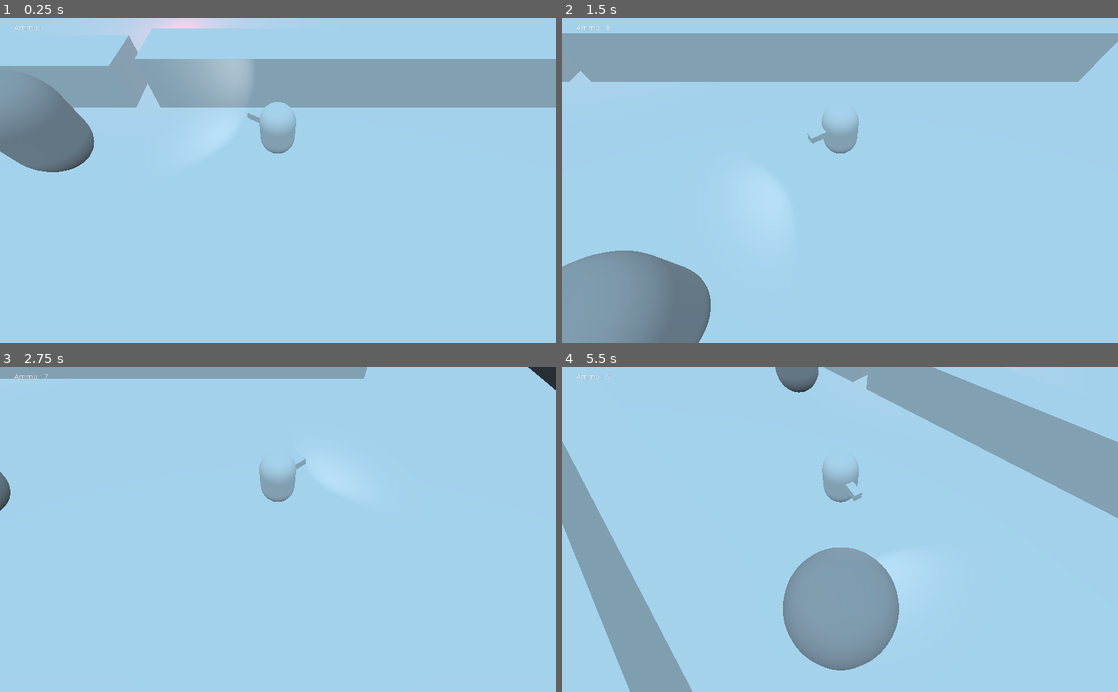
Above: before the commit, frames 1-4 (two rows, left to right).
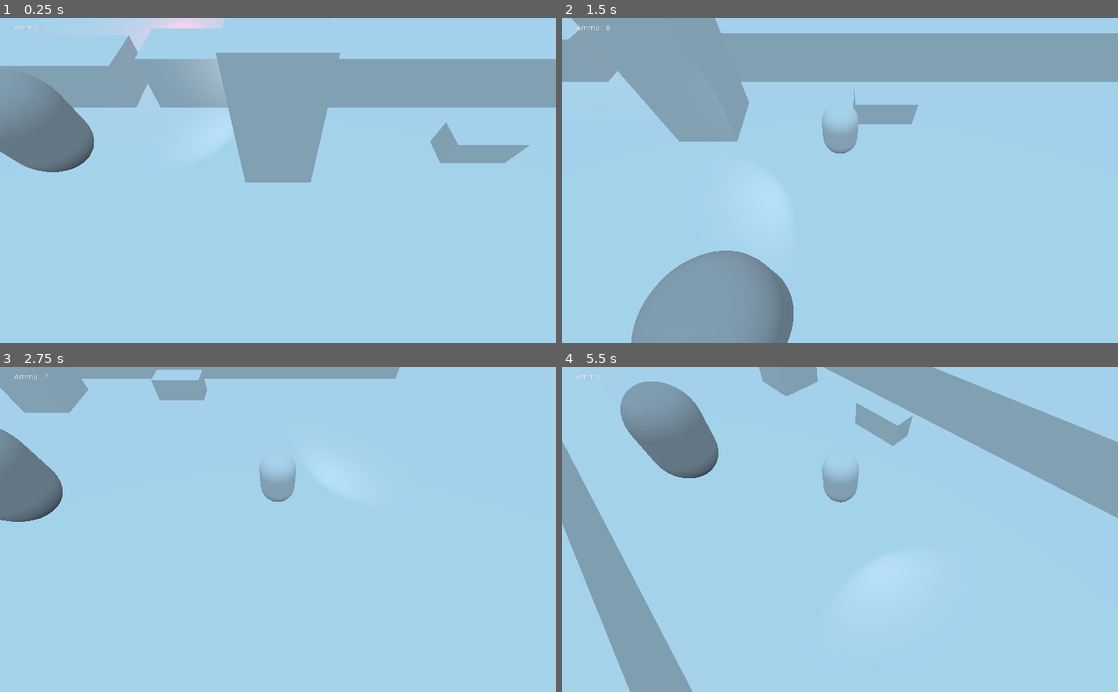
Above: after the commit, the same moments.

Repository: MilleniumBlitz/3DTopDown
Game: Godot game, scene res://World.tscn
The game is run twice, just before and just after one commit, with the same random seed, the same clock (stepped at 60 frames per second) and the same inputs.
Inputs (mouse positions are in pixels of both pictures, inside the frame that each line leads up to):
- Up to frame 1 (0.25 s): no input
- Up to frame 2 (1.5 s): tap Enter at 0.5 s; move the mouse to (962, 164) at 0.52 s; press the mouse at (962, 164) at 0.53 s; hold D (move_right) 0.53-1.28 s; tap E (interact, bound only after the commit) at 0.8, 1.35 s; move the mouse to (728, 196) at 1.27 s; release the mouse at (728, 196) at 1.28 s; hold S (move_backward) from 1.28 s (still down)
- Up to frame 3 (2.75 s): click (166, 545) at 1.55 s; move the mouse to (333, 458) at 2.02 s; release S (move_backward) at 2.03 s; hold D (move_right) from 2.03 s (still down); hold Middle mouse button (rotate_camera) from 2.03 s (still down); tap E (interact, bound only after the commit) at 2.3 s
- Up to frame 4 (5.5 s): move the mouse to (812, 594) at 2.77 s; release D (move_right) at 2.78 s; release Middle mouse button (rotate_camera) at 2.78 s; hold Z (move_forward) 2.78-3.53 s; click (812, 594) at 2.85 s; move the mouse to (1006, 578) at 3.52 s; hold E (interact, bound only after the commit) 3.53-4.28 s; hold Q (move_left) 3.53-5.03 s; move the mouse to (673, 480) at 4.27 s; click (673, 480) at 4.35 s; move the mouse to (867, 529) at 5.02 s; hold S (move_backward) from 5.03 s (still down); hold E (interact, bound only after the commit) from 5.03 s (still down)

The runs differ from the first frame. In frame 1, 5.1% of the frame differs, in the area x 38-96%, y 0-51%; in frame 2, 16%, in the area x 0-100%, y 0-100%; in frame 3, 4.7%; in frame 4, 11%.
Error after the commit: Attempt to call function 'instance' in base 'null instance' on a null instance. (res://player/Player.gd:34)

Commit message:
Improve gun system and folder structure

Diff:
--- a/World.gd
+++ b/World.gd
@@ -2,6 +2,8 @@
 
 onready var player = $Player
 onready var debugUI = $DebugUI
+onready var camera = $Camera
 
 func _ready():
+#	Input.set_mouse_mode(Input.MOUSE_MODE_HIDDEN)
 	player.connect("ammo_changed", debugUI, "ammo_changed")
--- a/World.tscn
+++ b/World.tscn
@@ -1,83 +1,59 @@
-[gd_scene load_steps=11 format=2]
+[gd_scene load_steps=10 format=2]
 
-[ext_resource path="res://KinematicBody.gd" type="Script" id=1]
-[ext_resource path="res://Enemy.tscn" type="PackedScene" id=2]
-[ext_resource path="res://GunShotSnglShotIn PE1097906.mp3" type="AudioStream" id=3]
-[ext_resource path="res://Loading-and-chambering-gun-www.fesliyanstudios.com.mp3" type="AudioStream" id=4]
-[ext_resource path="res://DebugUI.tscn" type="PackedScene" id=5]
+[ext_resource path="res://player/Player.tscn" type="PackedScene" id=1]
+[ext_resource path="res://enemy/Enemy.tscn" type="PackedScene" id=2]
+[ext_resource path="res://chest/chest2.tscn" type="PackedScene" id=3]
+[ext_resource path="res://tools/DebugUI.tscn" type="PackedScene" id=5]
 [ext_resource path="res://World.gd" type="Script" id=6]
+[ext_resource path="res://chest/Chest.tscn" type="PackedScene" id=7]
 
-[sub_resource type="CapsuleMesh" id=1]
+[sub_resource type="PlaneMesh" id=1]
 
-[sub_resource type="CapsuleShape" id=2]
+[sub_resource type="BoxShape" id=2]
+extents = Vector3( 9.12289, 1, 8.76579 )
 
-[sub_resource type="PlaneMesh" id=3]
-
-[sub_resource type="BoxShape" id=4]
-extents = Vector3( 9.12289, 1, 8.76579 )
+[sub_resource type="Animation" id=3]
+resource_name = "run"
+length = 64.0
+tracks/0/type = "value"
+tracks/0/path = NodePath("Camera:translation")
+tracks/0/interp = 1
+tracks/0/loop_wrap = true
+tracks/0/imported = false
+tracks/0/enabled = true
+tracks/0/keys = {
+"times": PoolRealArray( 0, 64 ),
+"transitions": PoolRealArray( 1, 1 ),
+"update": 0,
+"values": [ Vector3( 0, 11.7254, -54.6238 ), Vector3( 0, 11.7254, 121.09 ) ]
+}
 
 [node name="World" type="Spatial"]
 script = ExtResource( 6 )
 
-[node name="Player" type="KinematicBody" parent="."]
-transform = Transform( -1, 0, -8.74228e-08, 0, 1, 0, 8.74228e-08, 0, -1, 0, 0.0890143, 0 )
-script = ExtResource( 1 )
-
-[node name="Rig" type="Spatial" parent="Player"]
-
-[node name="CSGMesh" type="CSGMesh" parent="Player/Rig"]
-transform = Transform( 0.5, 0, 0, 0, -2.18557e-08, -0.54, 0, 0.5, -2.36041e-08, -0.0159167, 0.757892, -0.00165987 )
-mesh = SubResource( 1 )
-
-[node name="CSGBox" type="CSGBox" parent="Player/Rig"]
-transform = Transform( 0.999999, 0, -1.42109e-14, 0, 1, 0, 1.42109e-14, 0, 0.999999, 2.73345e-08, 0.910468, -0.31267 )
-width = 0.228646
-height = 0.202653
-depth = 1.26327
-
-[node name="SpotLight" type="SpotLight" parent="Player/Rig"]
-transform = Transform( 1, 0, 0, 0, 1, 0, 0, 0, 1, 0.0147172, 1.00535, -0.79172 )
-spot_attenuation = 2.21914
-spot_angle = 57.5
-spot_angle_attenuation = 3.36359
-
-[node name="ShootPosition" type="Position3D" parent="Player/Rig"]
-transform = Transform( 1, 0, 0, 0, 1, 0, 0, 0, 1, 9.10603e-08, 0.874531, -1.04161 )
-
-[node name="CollisionShape" type="CollisionShape" parent="Player"]
-transform = Transform( 0.5, 0, 0, 0, -2.18557e-08, -0.5, 0, 0.5, -2.18557e-08, -0.013, 0.886839, 0 )
-shape = SubResource( 2 )
-
-[node name="Spatial" type="Spatial" parent="Player"]
-
-[node name="Camera" type="Camera" parent="Player/Spatial"]
-transform = Transform( 1, 0, 0, 0, 0.529327, 0.848418, 0, -0.848418, 0.529327, 1.9489e-07, 5.55345, 4.71008 )
-current = true
-
-[node name="ShootSound" type="AudioStreamPlayer3D" parent="Player"]
-transform = Transform( -1, 0, 8.74228e-08, 0, 1, 0, -8.74228e-08, 0, -1, 0, -0.0890143, 0 )
-stream = ExtResource( 3 )
-
-[node name="ShootTimer" type="Timer" parent="Player"]
-wait_time = 0.2
-one_shot = true
-
-[node name="ReloadTimer" type="Timer" parent="Player"]
-one_shot = true
-
-[node name="ReloadSound" type="AudioStreamPlayer3D" parent="Player"]
-stream = ExtResource( 4 )
+[node name="Player" parent="." instance=ExtResource( 1 )]
+transform = Transform( -1, 0, -8.74228e-08, 0, 1, 0, 8.74228e-08, 0, -1, 0, 1.19826, 0 )
 
 [node name="Plane" type="StaticBody" parent="."]
 transform = Transform( 3.15938, 0, 0, 0, 1, 0, 0, 0, 4.75544, 0, 0, 0 )
 
 [node name="MeshInstance" type="MeshInstance" parent="Plane"]
+transform = Transform( 8.39063, 0, 0, 0, 8.39063, 0, 0, 0, 8.39063, -0.010381, 0, 16.6918 )
+mesh = SubResource( 1 )
+material/0 = null
+
+[node name="MeshInstance3" type="MeshInstance" parent="Plane"]
+transform = Transform( 8.39063, 0, 0, 0, 8.39063, 0, 0, 0, 8.39063, -0.010381, 0, 33.0064 )
+mesh = SubResource( 1 )
+material/0 = null
+
+[node name="MeshInstance2" type="MeshInstance" parent="Plane"]
 transform = Transform( 8.39063, 0, 0, 0, 8.39063, 0, 0, 0, 8.39063, -0.010381, 0, 0.0171409 )
-mesh = SubResource( 3 )
+mesh = SubResource( 1 )
 material/0 = null
 
 [node name="CollisionShape" type="CollisionShape" parent="Plane"]
-shape = SubResource( 4 )
+shape = SubResource( 2 )
 
 [node name="CSGBox2" type="CSGBox" parent="."]
 transform = Transform( -1, 0, -8.74228e-08, 0, 1, 0, 8.74228e-08, 0, -1, -0.0790181, 0.793434, -10.6609 )
@@ -105,3 +81,16 @@
 transform = Transform( 1, 0, 0, 0, -4.37114e-08, -1, 0, 1, -4.37114e-08, 6.73298, 1.72701, 0 )
 
 [node name="DebugUI" parent="." instance=ExtResource( 5 )]
+
+[node name="Chest" parent="." instance=ExtResource( 7 )]
+transform = Transform( 1, 0, 0, 0, 1, 0, 0, 0, 1, -6.02367, 1.02416, 0 )
+
+[node name="chest" parent="." instance=ExtResource( 3 )]
+transform = Transform( 1, 0, 0, 0, 1, 0, 0, 0, 1, 0, 1.33905, 0 )
+
+[node name="Camera" type="Camera" parent="."]
+transform = Transform( -1, 0, -8.74228e-08, -6.07202e-08, 0.719437, 0.694558, 6.28952e-08, 0.694558, -0.719437, 0, 11.7254, -54.6238 )
+
+[node name="AnimationPlayer" type="AnimationPlayer" parent="."]
+autoplay = "run"
+anims/run = SubResource( 3 )
--- /dev/null
+++ b/chest/Chest.gd
@@ -0,0 +1,11 @@
+extends Spatial
+
+func interact():
+	print("interacted")
+
+func _on_Area_body_entered(body):
+
+	if body is Player:
+		body.object_to_interact = self
+	print("interacted")
+	pass # Replace with function body.
--- /dev/null
+++ b/chest/Chest.tscn
@@ -0,0 +1,33 @@
+[gd_scene load_steps=6 format=2]
+
+[ext_resource path="res://chest/Chest.gd" type="Script" id=1]
+
+[sub_resource type="CubeMesh" id=1]
+
+[sub_resource type="SpatialMaterial" id=4]
+
+[sub_resource type="BoxShape" id=2]
+extents = Vector3( 1, 0.424185, 0.482084 )
+
+[sub_resource type="BoxShape" id=3]
+extents = Vector3( 1, 0.398234, 1 )
+
+[node name="Chest" type="StaticBody"]
+transform = Transform( 1, 0, 0, 0, 1.35288, 0, 0, 0, 1, 0, 0.139749, 0 )
+script = ExtResource( 1 )
+
+[node name="MeshInstance" type="MeshInstance" parent="."]
+transform = Transform( 1, 0, 0, 0, 0.428681, 0, 0, 0, 0.445485, 0, 0, 0 )
+mesh = SubResource( 1 )
+material/0 = SubResource( 4 )
+
+[node name="CollisionShape" type="CollisionShape" parent="."]
+shape = SubResource( 2 )
+
+[node name="Area" type="Area" parent="."]
+
+[node name="CollisionShape" type="CollisionShape" parent="Area"]
+transform = Transform( 1, 0, 0, 0, 1, 0, 0, 0, 1, 0, 0.148862, 0.568958 )
+shape = SubResource( 3 )
+
+[connection signal="body_entered" from="Area" to="." method="_on_Area_body_entered"]
--- /dev/null
+++ b/chest/chest2.gd
@@ -0,0 +1,11 @@
+extends Spatial
+
+func interact():
+	print("interacted")
+	$AnimationPlayer.play("Cube001Action")
+
+func _on_Area_body_entered(body):
+
+	if body is Player:
+		body.object_to_interact = self
+	pass # Replace with function body.
--- /dev/null
+++ b/chest/chest2.tscn
@@ -0,0 +1,19 @@
+[gd_scene load_steps=4 format=2]
+
+[ext_resource path="res://chest/chest.glb" type="PackedScene" id=1]
+[ext_resource path="res://chest/chest2.gd" type="Script" id=2]
+
+[sub_resource type="BoxShape" id=1]
+extents = Vector3( 2.36031, 1, 1 )
+
+[node name="chest" instance=ExtResource( 1 )]
+transform = Transform( 0.431904, 0, 0, 0, 0.401072, 0, 0, 0, 1, 0, 0, 0 )
+script = ExtResource( 2 )
+
+[node name="Area" type="Area" parent="." index="3"]
+
+[node name="CollisionShape" type="CollisionShape" parent="Area" index="0"]
+transform = Transform( 1, 0, 0, 0, 1, 0, 0, 0, 1, 1.37141, 0, 0 )
+shape = SubResource( 1 )
+
+[connection signal="body_entered" from="Area" to="." method="_on_Area_body_entered"]
--- a/Enemy.tscn
+++ b/enemy/Enemy.tscn
@@ -1,6 +1,6 @@
 [gd_scene load_steps=6 format=2]
 
-[ext_resource path="res://Enemy.gd" type="Script" id=1]
+[ext_resource path="res://enemy/Enemy.gd" type="Script" id=1]
 
 [sub_resource type="CapsuleShape" id=1]
 
--- a/Bullet.tscn
+++ b/guns/Bullet.tscn
@@ -1,6 +1,6 @@
 [gd_scene load_steps=4 format=2]
 
-[ext_resource path="res://Bullet.gd" type="Script" id=1]
+[ext_resource path="res://guns/Bullet.gd" type="Script" id=1]
 
 [sub_resource type="SphereMesh" id=1]
 
--- a/CSGBox.gd
+++ b/guns/Gun.gd
@@ -1,18 +1,13 @@
-extends CSGBox
+extends Spatial
 
-
-# Declare member variables here. Examples:
-# var a = 2
-# var b = "text"
-
+export(float) var fire_rate = 1
+onready var shooting_point = $Position3D
 
 # Called when the node enters the scene tree for the first time.
 func _ready():
 	pass # Replace with function body.
 
-func _process(delta):
-	pass
-#	global_transform =
+
 # Called every frame. 'delta' is the elapsed time since the previous frame.
 #func _process(delta):
 #	pass
--- /dev/null
+++ b/guns/Gun.tscn
@@ -0,0 +1,18 @@
+[gd_scene load_steps=3 format=2]
+
+[ext_resource path="res://guns/Gun.gd" type="Script" id=1]
+
+[sub_resource type="CubeMesh" id=1]
+
+[node name="Gun" type="Spatial"]
+transform = Transform( 1, 0, 0, 0, 1, 0, 0, 0, 1, 0.002, 0, 0 )
+script = ExtResource( 1 )
+fire_rate = 0.2
+
+[node name="MeshInstance" type="MeshInstance" parent="."]
+transform = Transform( 0.154769, 0, 0, 0, 0.0838634, 0, 0, 0, 1, 0, 0, 0 )
+mesh = SubResource( 1 )
+material/0 = null
+
+[node name="Position3D" type="Position3D" parent="."]
+transform = Transform( 1, 0, 0, 0, 1, 0, 0, 0, 1, -0.0425951, 0, -1.26692 )
--- /dev/null
+++ b/guns/Gun2.tscn
@@ -0,0 +1,9 @@
+[gd_scene load_steps=2 format=2]
+
+[ext_resource path="res://guns/Gun.tscn" type="PackedScene" id=1]
+
+[node name="Gun" instance=ExtResource( 1 )]
+fire_rate = 2
+
+[node name="MeshInstance" parent="." index="0"]
+transform = Transform( 0.0427926, 0, 0, 0, 0.0838634, 0, 0, 0, 1, 0, 0, 0 )
--- a/KinematicBody.gd
+++ b/player/Player.gd
@@ -1,4 +1,6 @@
 extends KinematicBody
+
+class_name Player
 
 onready var camera = $Spatial/Camera
 var mouse_sens = 0.3
@@ -13,10 +15,36 @@
 var rayEnd
 
 var ammo = 12
-var bullet = preload("res://Bullet.tscn")
+var bullet = preload("res://guns/Bullet.tscn")
 signal ammo_changed
 
+var object_to_interact
+var gun
+
+func _ready():
+	switch_gun("res://guns/Gun.tscn")
+
+func switch_gun(gun_scene):
+
+	# Remplace l'arme existante
+	if gun:
+		gun.queue_free()
+
+	# Charge la nouvelle arme
+	var new_gun = load(gun_scene).instance()
+	new_gun.transform = $Rig/GunPosition.transform
+	gun = new_gun
+	$ShootTimer.wait_time = new_gun.fire_rate
+	$Rig.add_child(new_gun)
+
 func _input(event):
+
+	if event.is_action_pressed("interact"):
+		switch_gun("res://Gun2.tscn")
+
+#		if object_to_interact != null:
+#			object_to_interact.interact()
+
 
 	if event.is_action_pressed("rotate_camera"):
 		camera_rotating = true
@@ -52,7 +80,7 @@
 
 		# Spawn a bullet
 		var new_bullet = bullet.instance()
-		new_bullet.global_transform = $Rig/ShootPosition.global_transform
+		new_bullet.global_transform = gun.shooting_point.global_transform
 		get_tree().get_root().add_child(new_bullet)
 
 #		var result = space_state.intersect_ray($Rig/ShootPosition.global_transform.origin, Vector3(mousePos3D.x, translation.y, mousePos3D.z))
@@ -77,8 +105,8 @@
 	var move_x =  Input.get_action_strength("move_left") - Input.get_action_strength("move_right")
 	var move_z =  Input.get_action_strength("move_forward") - Input.get_action_strength("move_backward")
 
-	var velocity = Vector3(move_x, 0, move_z)
-	move_and_slide(velocity * speed * delta)
+	var velocity = Vector3(move_x, -10, move_z)
+	velocity = move_and_slide(velocity * speed * delta, Vector3.UP)
 
 	# ROTATION PERSONNAGE
 	var mouse_position = get_viewport().get_mouse_position()
@@ -90,4 +118,5 @@
 
 	if not intersection.empty() and not camera_rotating:
 		var pos = intersection.position
+#		print(intersection.collider.name)
 		$Rig.look_at(Vector3(pos.x, translation.y, pos.z), Vector3.UP)
--- /dev/null
+++ b/player/Player.tscn
@@ -0,0 +1,52 @@
+[gd_scene load_steps=6 format=2]
+
+[ext_resource path="res://guns/Loading-and-chambering-gun-www.fesliyanstudios.com.mp3" type="AudioStream" id=1]
+[ext_resource path="res://guns/GunShotSnglShotIn PE1097906.mp3" type="AudioStream" id=2]
+[ext_resource path="res://player/Player.gd" type="Script" id=3]
+
+[sub_resource type="CapsuleMesh" id=1]
+
+[sub_resource type="CapsuleShape" id=2]
+
+[node name="Player" type="KinematicBody"]
+transform = Transform( -1, 0, -8.74228e-08, 0, 1, 0, 8.74228e-08, 0, -1, 0, 0.0890143, 0 )
+script = ExtResource( 3 )
+
+[node name="Rig" type="Spatial" parent="."]
+
+[node name="CSGMesh" type="CSGMesh" parent="Rig"]
+transform = Transform( 0.5, 0, 0, 0, -2.18557e-08, -0.54, 0, 0.5, -2.36041e-08, -0.0159167, 0.757892, -0.00165987 )
+mesh = SubResource( 1 )
+
+[node name="SpotLight" type="SpotLight" parent="Rig"]
+transform = Transform( 1, 0, 0, 0, 1, 0, 0, 0, 1, 0.0147172, 1.00535, -0.79172 )
+spot_attenuation = 2.21914
+spot_angle = 57.5
+spot_angle_attenuation = 3.36359
+
+[node name="GunPosition" type="Position3D" parent="Rig"]
+transform = Transform( 1, 0, 0, 0, 1, 0, 0, 0, 1, -0.134851, 0.805716, -1.1789e-08 )
+
+[node name="CollisionShape" type="CollisionShape" parent="."]
+transform = Transform( 0.5, 0, 0, 0, -2.18557e-08, -0.5, 0, 0.5, -2.18557e-08, -0.013, 0.886839, 0 )
+shape = SubResource( 2 )
+
+[node name="Spatial" type="Spatial" parent="."]
+
+[node name="Camera" type="Camera" parent="Spatial"]
+transform = Transform( 1, 0, 0, 0, 0.529327, 0.848418, 0, -0.848418, 0.529327, 1.9489e-07, 5.55345, 4.71008 )
+current = true
+
+[node name="ShootSound" type="AudioStreamPlayer3D" parent="."]
+transform = Transform( -1, 0, 8.74228e-08, 0, 1, 0, -8.74228e-08, 0, -1, 0, -0.0890143, 0 )
+stream = ExtResource( 2 )
+
+[node name="ShootTimer" type="Timer" parent="."]
+wait_time = 0.2
+one_shot = true
+
+[node name="ReloadTimer" type="Timer" parent="."]
+one_shot = true
+
+[node name="ReloadSound" type="AudioStreamPlayer3D" parent="."]
+stream = ExtResource( 1 )
--- a/project.godot
+++ b/project.godot
@@ -7,6 +7,22 @@
 ;   param=value ; assign values to parameters
 
 config_version=4
+
+_global_script_classes=[ {
+"base": "Node",
+"class": "Interactable",
+"language": "GDScript",
+"path": "res://tools/interactable.gd"
+}, {
+"base": "KinematicBody",
+"class": "Player",
+"language": "GDScript",
+"path": "res://player/Player.gd"
+} ]
+_global_script_class_icons={
+"Interactable": "",
+"Player": ""
+}
 
 [application]
 
@@ -58,6 +74,11 @@
 , Object(InputEventJoypadMotion,"resource_local_to_scene":false,"resource_name":"","device":0,"axis":0,"axis_value":1.0,"script":null)
  ]
 }
+interact={
+"deadzone": 0.5,
+"events": [ Object(InputEventKey,"resource_local_to_scene":false,"resource_name":"","device":0,"alt":false,"shift":false,"control":false,"meta":false,"command":false,"pressed":false,"scancode":69,"unicode":0,"echo":false,"script":null)
+ ]
+}
 
 [physics]
 
--- a/DebugUI.tscn
+++ b/tools/DebugUI.tscn
@@ -1,6 +1,6 @@
 [gd_scene load_steps=2 format=2]
 
-[ext_resource path="res://DebugUI.gd" type="Script" id=1]
+[ext_resource path="res://tools/DebugUI.gd" type="Script" id=1]
 
 [node name="DebugUI" type="Node2D"]
 script = ExtResource( 1 )
--- /dev/null
+++ b/tools/interactable.gd
@@ -0,0 +1,6 @@
+extends Node
+
+class_name Interactable
+
+func _interact():
+	pass
Not shown, removed: GunShotSnglShotIn PE1097906.mp3.import
Not shown, removed: Loading-and-chambering-gun-www.fesliyanstudios.com.mp3.import
Binary file added: chest/chest.glb
Not shown, added: chest/chest.glb.import
Renamed: Enemy.gd -> enemy/Enemy.gd
Renamed: Bullet.gd -> guns/Bullet.gd
Not shown, added: guns/GunShotSnglShotIn PE1097906.mp3.import
Not shown, added: guns/Loading-and-chambering-gun-www.fesliyanstudios.com.mp3.import
Renamed: DebugUI.gd -> tools/DebugUI.gd
Not shown, added: guns/GunShotSnglShotIn PE1097906.mp3
Not shown, added: guns/Loading-and-chambering-gun-www.fesliyanstudios.com.mp3
